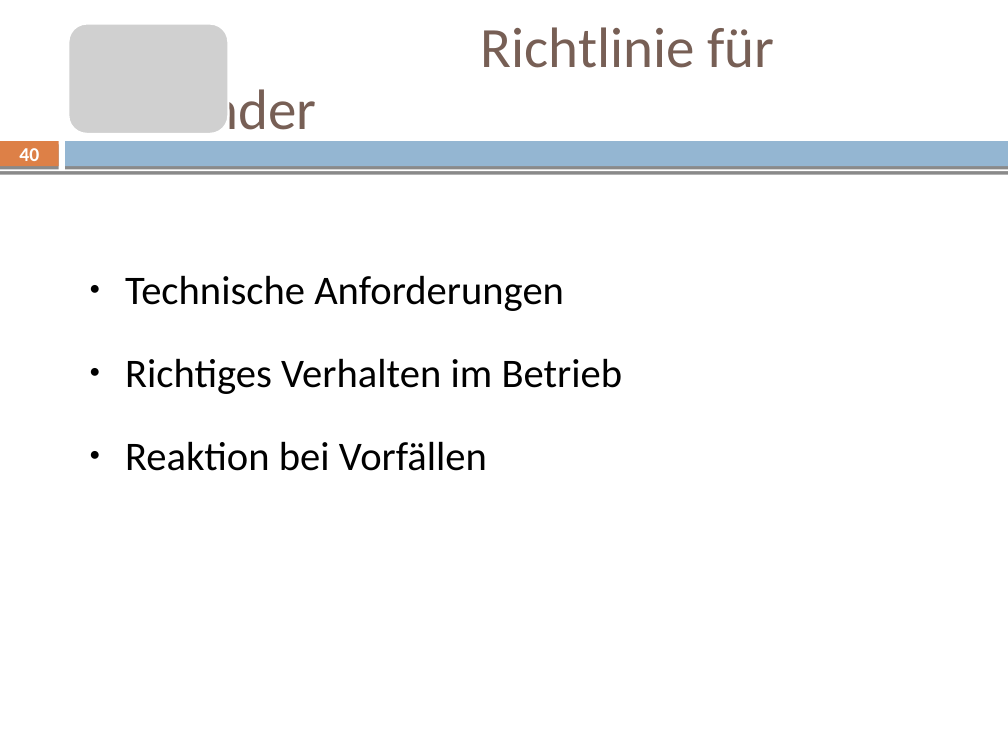
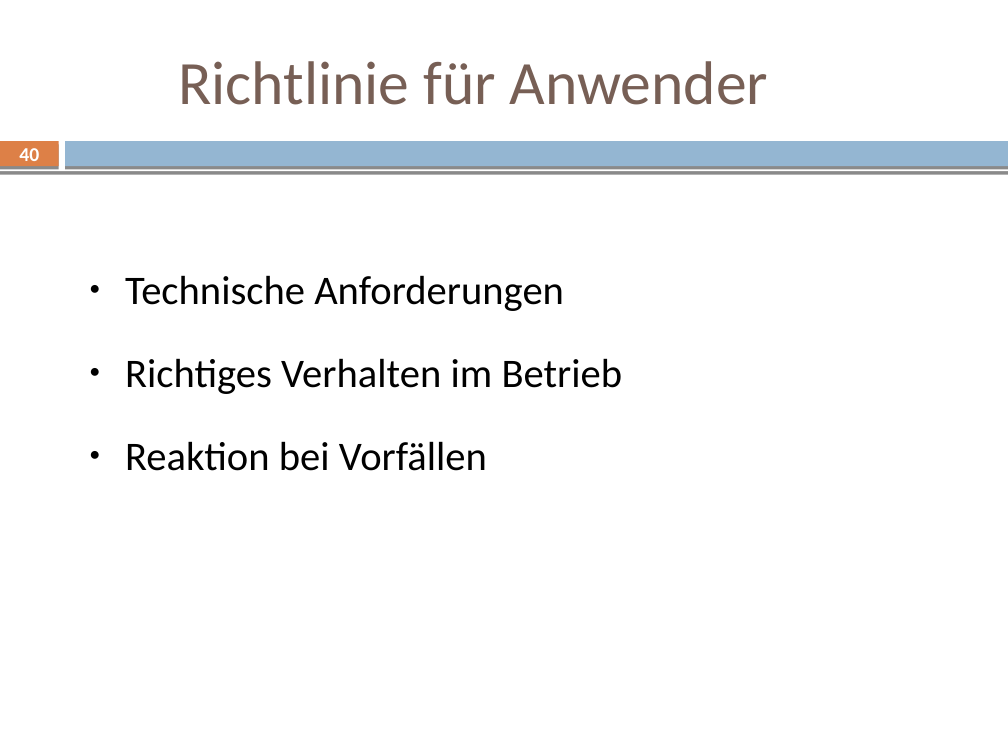
Before and after one commit to mvw/Wilddiebe10, a slide deck: slide 40 of keynote/keynote.odp. Drawn at 1008x756 pixels with LibreOffice and Linux fonts; fonts in the diff are those of the drawing; grey boxes stand for pictures. Boxes give left, top, right and bottom in pixels: in the first picture for what was removed or moved away, otherwise in the second. Text is boxed around its words. In the diff, an @@ line names an element or a change of style, - is before the commit and + after.

```diff
--- a/keynote/keynote.odp
+++ b/keynote/keynote.odp
@@ text "Richtlinie für Anwender" at <box>178,61,768,105</box>: size 40.7 to 44 pt; line spacing 0.9 to 1 @@
@@ picture removed at <box>69,23,229,133</box> @@
```
Also in this commit, not shown: 4 other slides changed.
